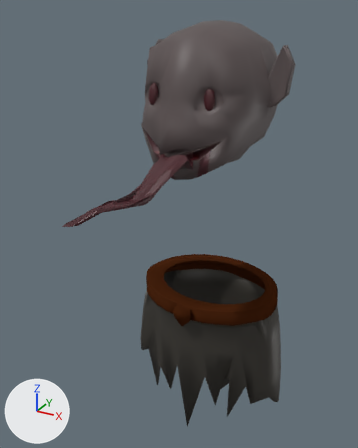
The Blender file game/characters/creature/Creatures/Aswang/Aswang.blend, before and after one commit.
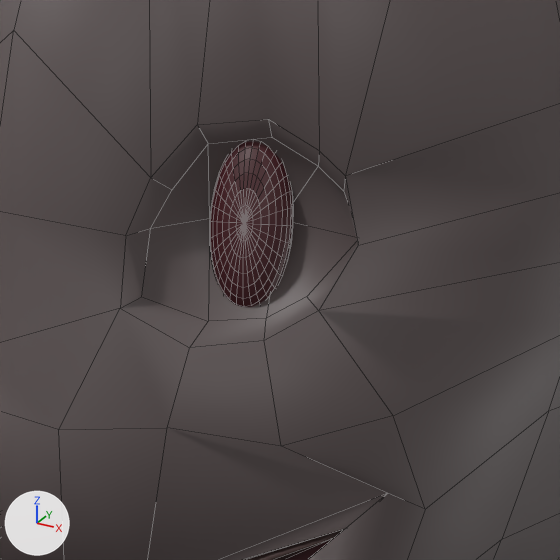
The first picture shows the older version from a 50 mm lens placed at (1.375, -3.098, 3.144), pointed at (-0.087, -0.44, 1.815). The close-ups show both versions on the part from 49% to 70% of the width and 15% to 32% of the height of that picture; other places that the commit changed are outside them. Every picture has the same lights, and +X, +Y and +Z are marked at lower left. The close-ups show mesh edges as thin lines.

The first close-up shows 'Sphere.003', 'head'.
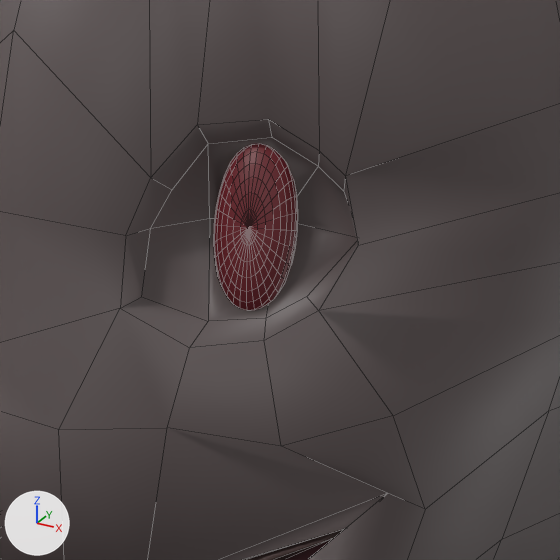
Changed parts and their boxes [x1, y1, x2, y2] in the close-ups (560 x 560 px):
'Sphere.003', deleted: before [210, 142, 293, 307]
part 1 of me_cube_001, built on: [208, 137, 357, 321] in both

The edits, one by one:
me_cube_001 is used by ob_head; location (-0.005, -0.146, 2.658); scale (0.629, 0.629, 0.526).
me_cube_001 had 864 vertices, 813 faces and spanned x -0.78..0.79, y -2.09..0.8, z -0.93..0.77.
me_cube_001 now has 1473 vertices, 1390 faces and spans x -0.78..0.79, y -2.09..0.8, z -0.93..0.77.
me_cube_001 part 1: 1 vertex removed from x 0.31, y -0.63, z 0.03; 287 vertices added at x 0.24..0.34, y -0.71..-0.63, z -0.09..0.14.
Object 'Sphere.003' (ob_sphere_003) is deleted.
